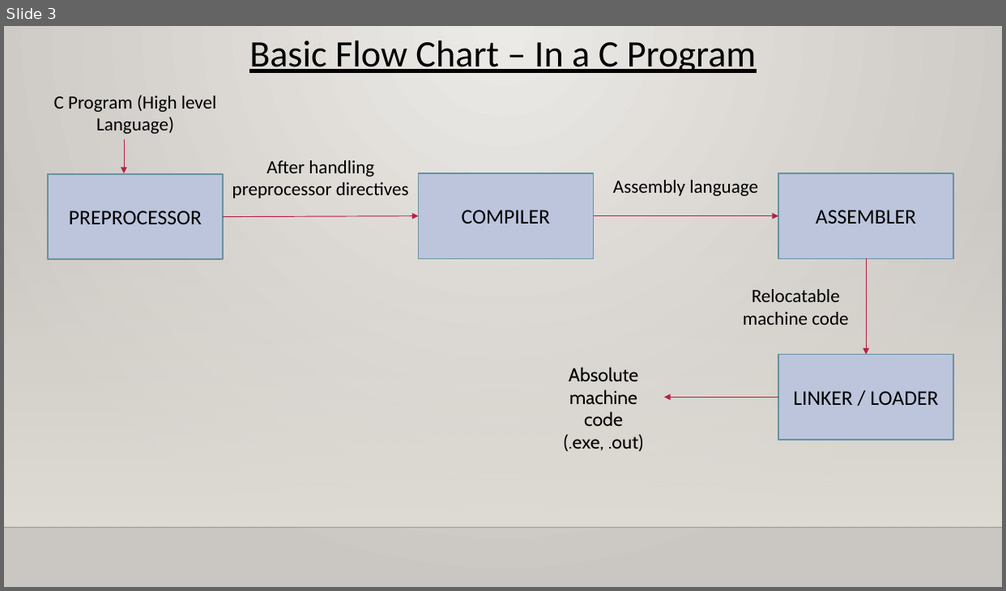
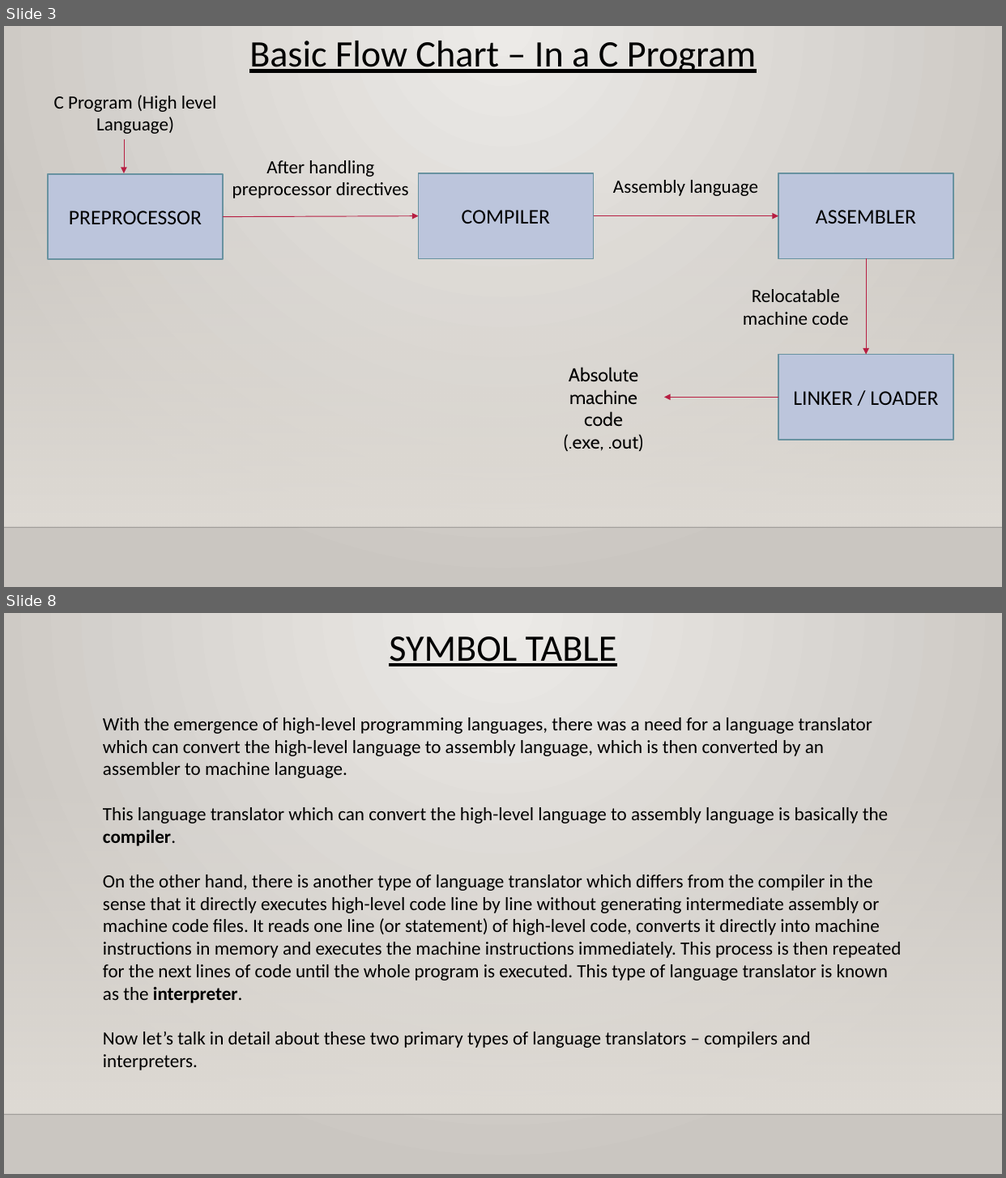
Before and after one commit to ishika52/compilers, a slide deck: koss selection task.pptx. Shown one above the other, each under a label of ours: slide 3 before the commit, slides 3 and 8 after it; the slides between them are not shown. The pictures are 1006x591 and 1006x1178 pixels, drawn with LibreOffice and Linux fonts; fonts in the diff are those of the drawing; background and template pictures are left out. Boxes give left, top, right and bottom in pixels: in the first picture for what was removed or moved away, otherwise in the second. Text is boxed around its words. In the diff, an @@ line names an element or a change of style, - is before the commit and + after.

```diff
--- a/koss selection task.pptx
+++ b/koss selection task.pptx
@@ slide 8 added at [4,613,1002,1174], background gradient #ECEAE7 to #CAC7C1; not listed: 2 template elements that a slide beside it also shows @@
@@ text added at [389,636,617,666], 36 pt, text #000000, underline @@
+SYMBOL TABLE
@@ text added at [103,717,901,1071], 18 pt, text #000000 @@
+With the emergence of high-level programming languages, there was a need for a language translator which can convert the high-level language to assembly language, which is then converted by an assembler to machine language.
+This language translator which can convert the high-level language to assembly language is basically the compiler.
+On the other hand, there is another type of language translator which differs from the compiler in the sense that it directly executes high-level code line by line without generating intermediate assembly or machine code files. It reads one line (or statement) of high-level code, converts it directly into machine instructions in memory and executes the machine instructions immediately. This process is then repeated for the next lines of code until the whole program is executed. This type of language translator is known as the interpreter.
+Now let’s talk in detail about these two primary types of language translators – compilers and interpreters.
```
Also in this commit, not shown: 1 slide changed, 5 other slides added, 1 slide removed.
